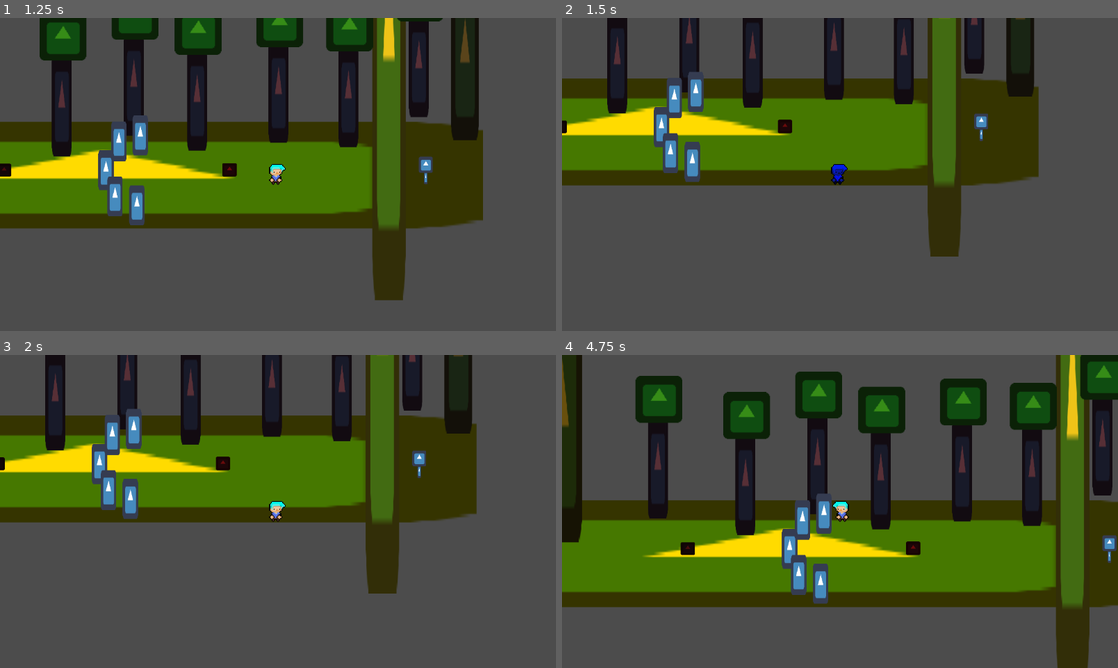
Above: before the commit, frames 1-4 (two rows, left to right).
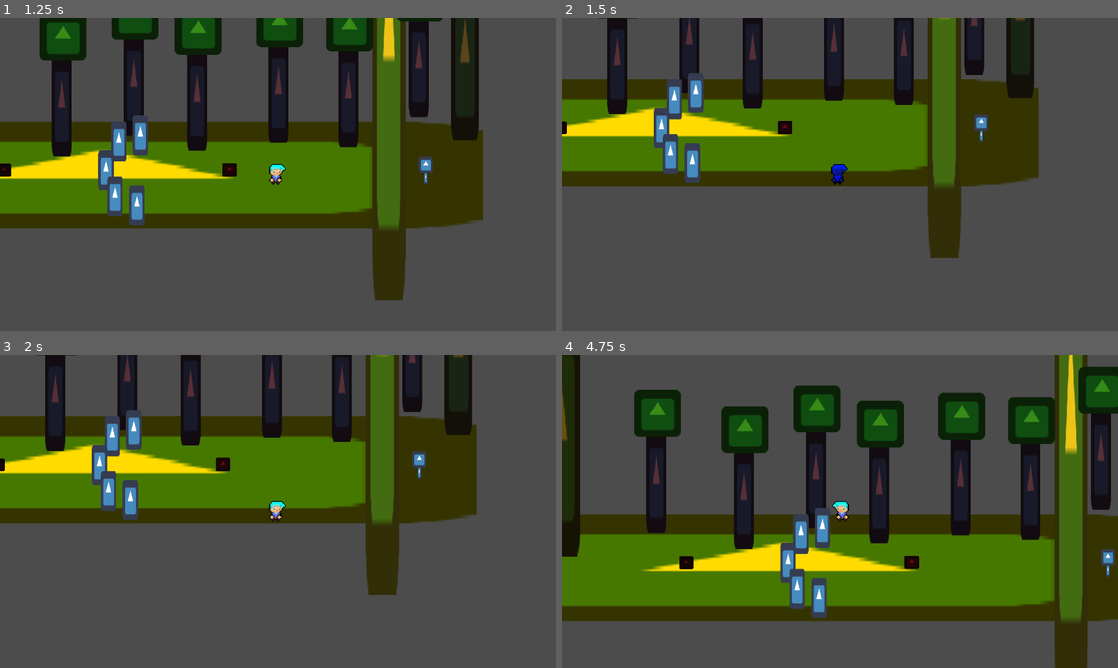
Above: after the commit, the same moments.

Repository: kjanuska/Independent-Study-Game
Game: Godot game, scene res://Scenes/Main.tscn
The game is run twice, just before and just after one commit, with the same random seed, the same clock (stepped at 60 frames per second) and the same inputs. The engine's default icon, where the game draws it, is replaced by a stand-in: a white triangle on a blue panel in a dark square.
Inputs (mouse positions are in pixels of both pictures, inside the frame that each line leads up to):
- Up to frame 1 (1.25 s): tap Enter at 0.5 s; move the mouse to (400, 158) at 0.52 s; hold D (ui_right) from 0.53 s (still down); hold E (Interact) from 0.53 s (still down)
- Up to frame 2 (1.5 s): move the mouse to (728, 190) at 1.27 s; release D (ui_right) at 1.28 s; release E (Interact) at 1.28 s; hold S (ui_down) from 1.28 s (still down); tap Space (dash) at 1.35 s
- Up to frame 3 (2 s): keep holding S (ui_down)
- Up to frame 4 (4.75 s): tap Space (dash) at 2, 4.35 s; move the mouse to (895, 442) at 2.02 s; release S (ui_down) at 2.03 s; hold D (ui_right) 2.03-2.78 s; click (895, 442) at 2.1 s; move the mouse to (812, 574) at 2.77 s; hold W (ui_up) 2.78-3.53 s; right-click (812, 574) at 2.85 s; move the mouse to (1006, 558) at 3.52 s; hold E (Interact) 3.53-4.28 s; hold A (ui_left) from 3.53 s (still down); move the mouse to (673, 464) at 4.27 s

Frame 1 is identical in both runs. In frame 2, 1.9% of the frame differs, in the area x 0-86%, y 0-77%; in frame 3, 1.9%; in frame 4, 31%, in the area x 0-100%, y 0-100%.

Commit message:
modified collisions

Diff:
--- a/Scenes/Player.tscn
+++ b/Scenes/Player.tscn
@@ -10,7 +10,7 @@
 [ext_resource path="res://Scripts/StateMachine/States/TakeDamage.gd" type="Script" id=8]
 
 [sub_resource type="RectangleShape2D" id=1]
-extents = Vector2( 9.11818, 10.7913 )
+extents = Vector2( 8.1963, 3.50365 )
 
 [sub_resource type="GDScript" id=2]
 script/source = "extends Popup
@@ -20,6 +20,7 @@
 "
 
 [sub_resource type="RectangleShape2D" id=3]
+extents = Vector2( 10, 10.7607 )
 
 [sub_resource type="Animation" id=4]
 resource_name = "dash"
@@ -106,6 +107,7 @@
 script = ExtResource( 1 )
 
 [node name="CollisionShape2D" type="CollisionShape2D" parent="."]
+position = Vector2( -2.5613, 8.39539 )
 shape = SubResource( 1 )
 
 [node name="Camera" type="Camera2D" parent="."]
@@ -141,6 +143,7 @@
 script = ExtResource( 3 )
 
 [node name="CollisionShape2D" type="CollisionShape2D" parent="Hurtbox"]
+position = Vector2( -0.569174, -8.9407e-008 )
 shape = SubResource( 3 )
 
 [node name="InvincibilityPeriod" type="Timer" parent="Hurtbox"]
